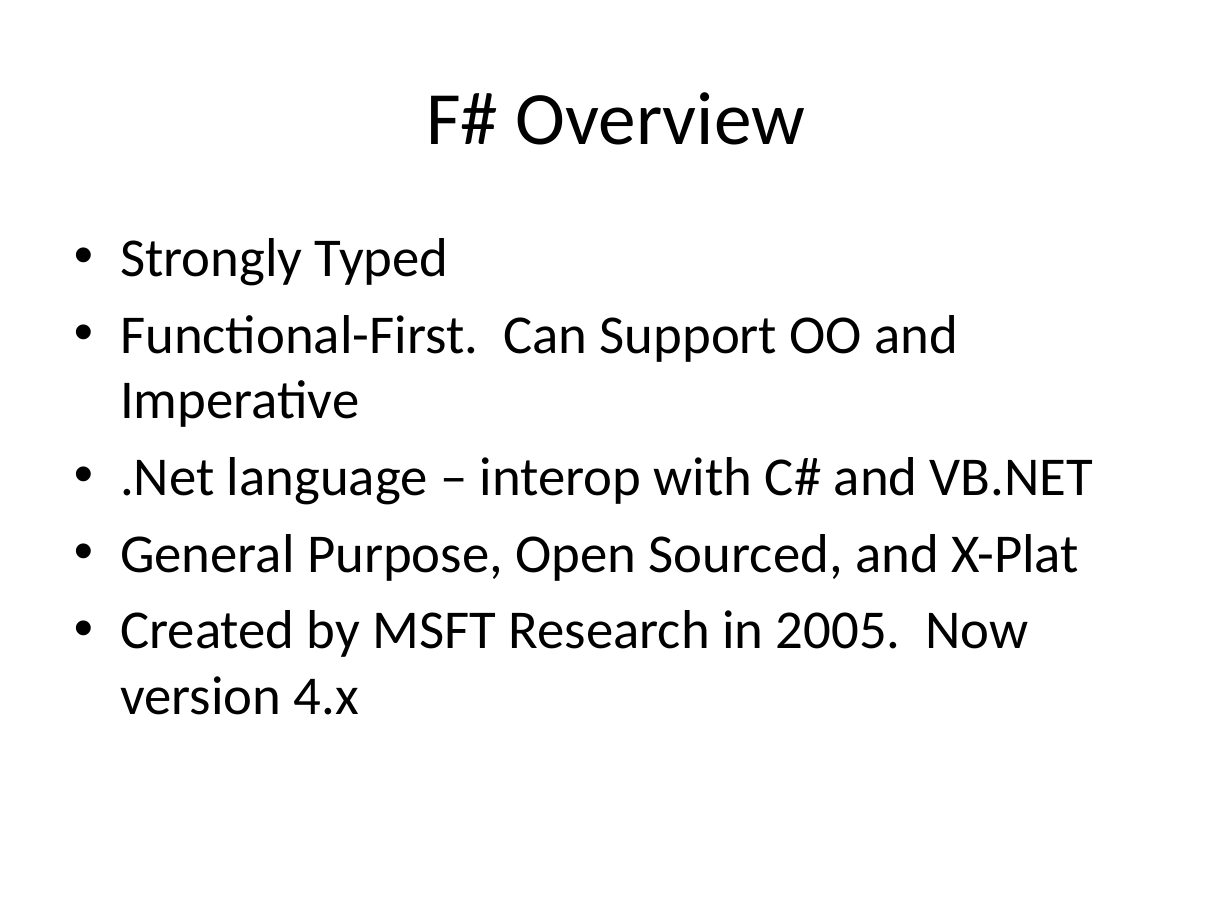
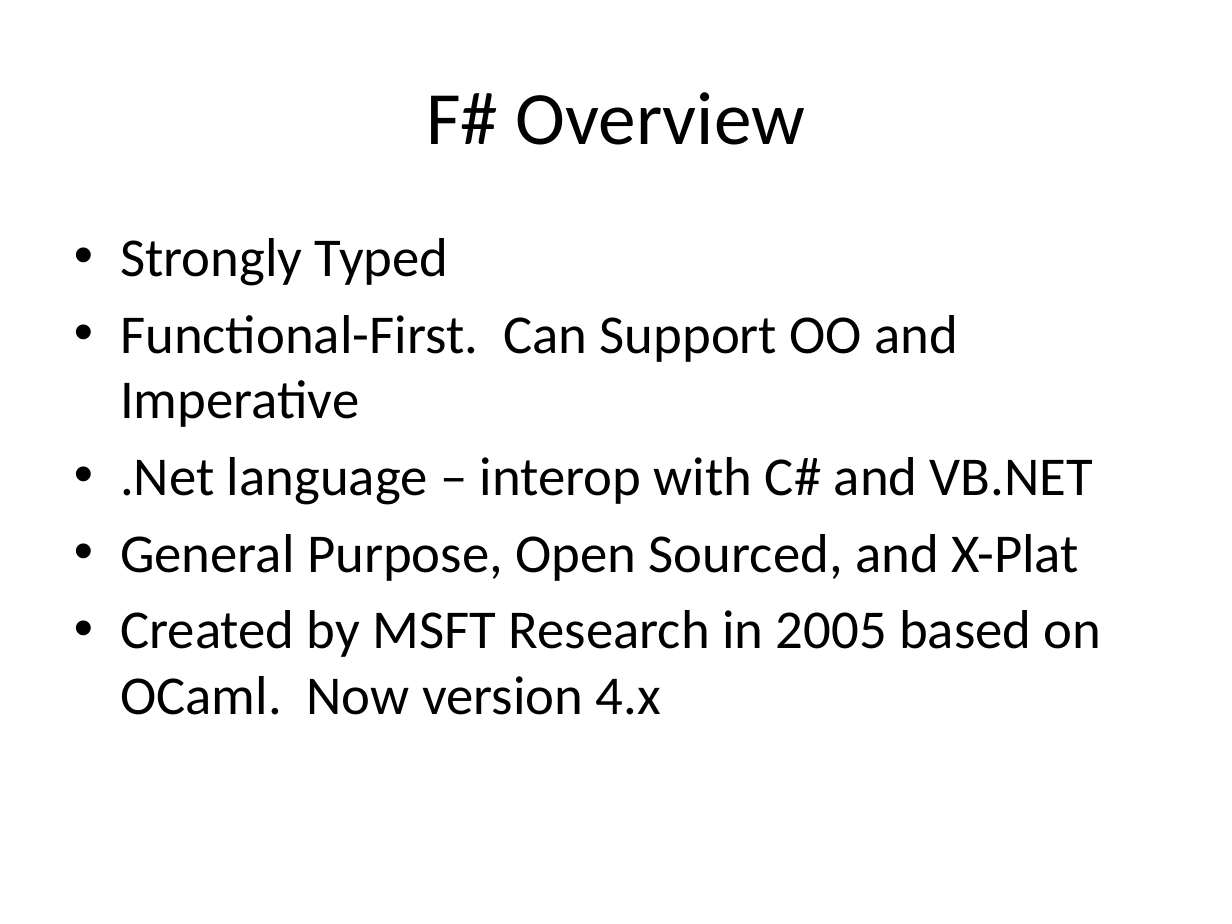
Before and after one commit to AlanGitHub00/PydataNYC, a slide deck: slide 4 of presentation/FSharpForData.pptx (slide 2 before the commit). Drawn at 1232x924 pixels with LibreOffice and Linux fonts; fonts in the diff are those of the drawing. Boxes give left, top, right and bottom in pixels: in the first picture for what was removed or moved away, otherwise in the second. Text is boxed around its words. In the diff, an @@ line names an element or a change of style, - is before the commit and + after.

```diff
--- a/presentation/FSharpForData.pptx
+++ b/presentation/FSharpForData.pptx
@@ text at <box>120,610,1102,715</box>: text changed @@
-• Created by MSFT Research in 2005. Now version 4.x
+• Created by MSFT Research in 2005 based on OCaml. Now version 4.x
```
Also in this commit, not shown: 12 slides added, 8 other files.
